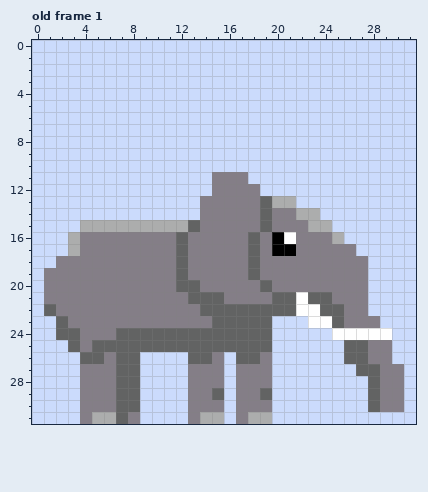
Edited in one commit: pixel-art file (Aseprite files/Elephant.aseprite). The picture above was drawn from the file before the commit.
32x32 pixels, 1 frame. Shown: old frame 1. The commit also changed other frames, which this record leaves out.
The same view after the edit:
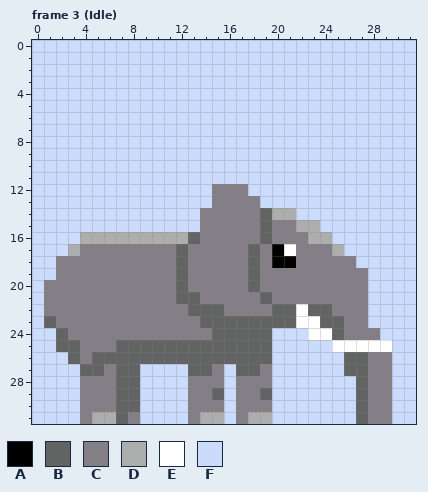
Palette (. is transparent): A #000000  B #626363  C #847e87  D #acadad  E #ffffff  F #cbdbfc
A new or re-ordered frame is compared with the old frame closest to it.
The exact change:
frames 1 -> 7
layer "Layer 2" added
--- frame 3 (Idle) is new; against old frame 1, layers "Layer 1", "Layer 2"
@@ x 0..31 @@
 10 FFFFFFFFFFFFFFFFFFFFFFFFFFFFFFFF
-11 FFFFFFFFFFFFFFFCCCFFFFFFFFFFFFFF
-12 FFFFFFFFFFFFFFFCCCCFFFFFFFFFFFFF
-13 FFFFFFFFFFFFFFCCCCCBDDFFFFFFFFFF
-14 FFFFFFFFFFFFFFCCCCCBCCDDFFFFFFFF
-15 FFFFDDDDDDDDDBCCCCCBCCCDDFFFFFFF
-16 FFFDCCCCCCCCBCCCCCBCAECCCDFFFFFF
-17 FFFDCCCCCCCCBCCCCCBCAACCCCCFFFFF
-18 FFCCCCCCCCCCBCCCCCBCCCCCCCCCFFFF
-19 FCCCCCCCCCCCBCCCCCBCCCCCCCCCFFFF
-20 FCCCCCCCCCCCBBCCCCCBCCCCCCCCFFFF
-21 FCCCCCCCCCCCCBBBCCCCBBEBBCCCFFFF
-22 FBCCCCCCCCCCCCBBBBBBBBEEBBCCFFFF
-23 FFBCCCCCCCCCCCCBBBBBFFFEEBCCCFFF
-24 FFBBCCCBBBBBBBBBBBBBFFFFFEEEEEFF
-25 FFFBCBBBBBBBBBBBBBBBFFFFFFBBCCFF
-26 FFFFBBCBBFFFFBBCFBBCFFFFFFBBCCFF
-27 FFFFCCCBBFFFFCCCFCCCFFFFFFFBBCCF
-28 FFFFCCCBBFFFFCCCFCCCFFFFFFFFBCCF
-29 FFFFCCCBBFFFFCCBFCCBFFFFFFFFBCCF
-30 FFFFCCCBBFFFFCCCFCCCFFFFFFFFBCCF
-31 FFFFCDDBCFFFFCDDFCDDFFFFFFFFFFFF
+11 FFFFFFFFFFFFFFFFFFFFFFFFFFFFFFFF
+12 FFFFFFFFFFFFFFFCCCFFFFFFFFFFFFFF
+13 FFFFFFFFFFFFFFFCCCCFFFFFFFFFFFFF
+14 FFFFFFFFFFFFFFCCCCCBDDFFFFFFFFFF
+15 FFFFFFFFFFFFFFCCCCCBCCDDFFFFFFFF
+16 FFFFDDDDDDDDDBCCCCCBCCCDDFFFFFFF
+17 FFFDCCCCCCCCBCCCCCBCAECCCDFFFFFF
+18 FFCCCCCCCCCCBCCCCCBCAACCCCCFFFFF
+19 FFCCCCCCCCCCBCCCCCBCCCCCCCCCFFFF
+20 FCCCCCCCCCCCBCCCCCBCCCCCCCCCFFFF
+21 FCCCCCCCCCCCBBCCCCCBCCCCCCCCFFFF
+22 FCCCCCCCCCCCCBBBCCCCBBEBBCCCFFFF
+23 FBCCCCCCCCCCCCBBBBBBBBEEBBCCFFFF
+24 FFBCCCCCCCCCCCCBBBBBFFFEEBCCCFFF
+25 FFBBCCCBBBBBBBBBBBBBFFFFFEEEEEFF
+26 FFFBCBBBBBBBBBBBBBBBFFFFFFBBCCFF
+27 FFFFBBCBBFFFFBBCFBBCFFFFFFBBCCFF
+28 FFFFCCCBBFFFFCCCFCCCFFFFFFFBCCFF
+29 FFFFCCCBBFFFFCCBFCCBFFFFFFFBCCFF
+30 FFFFCCCBBFFFFCCCFCCCFFFFFFFBCCFF
+31 FFFFCDDBCFFFFCDDFCDDFFFFFFFBCCFF
Where, in picture pixels (left, top, right, bottom), the same in both pictures:
changed: (44, 172, 404, 424)
